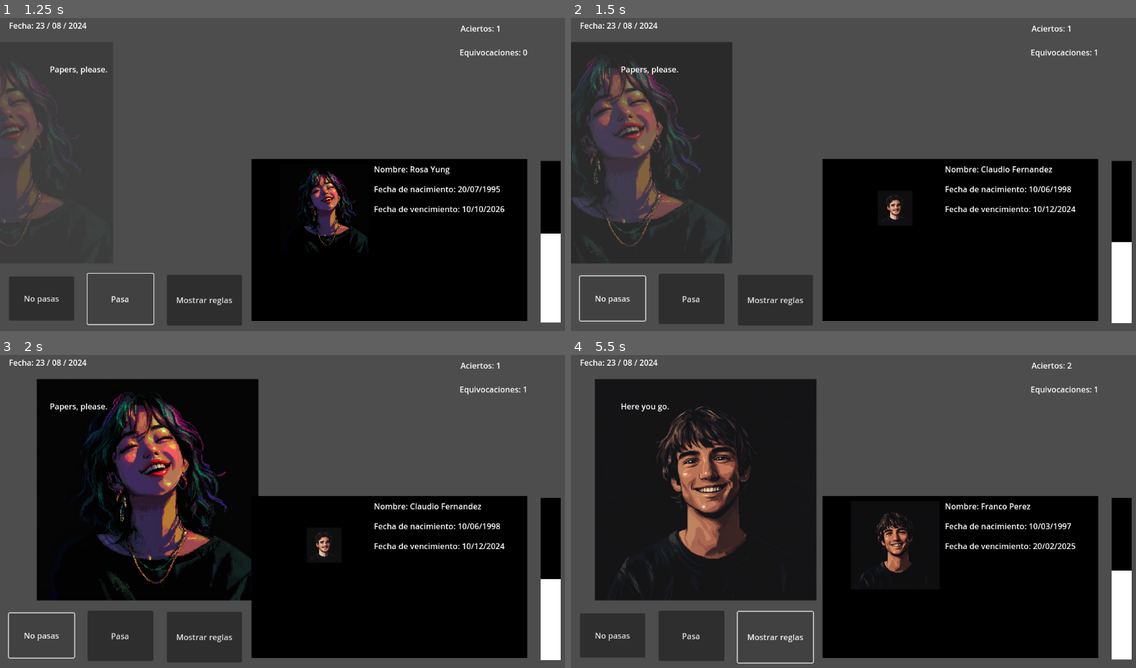
Above: before the commit, frames 1-4 (two rows, left to right).
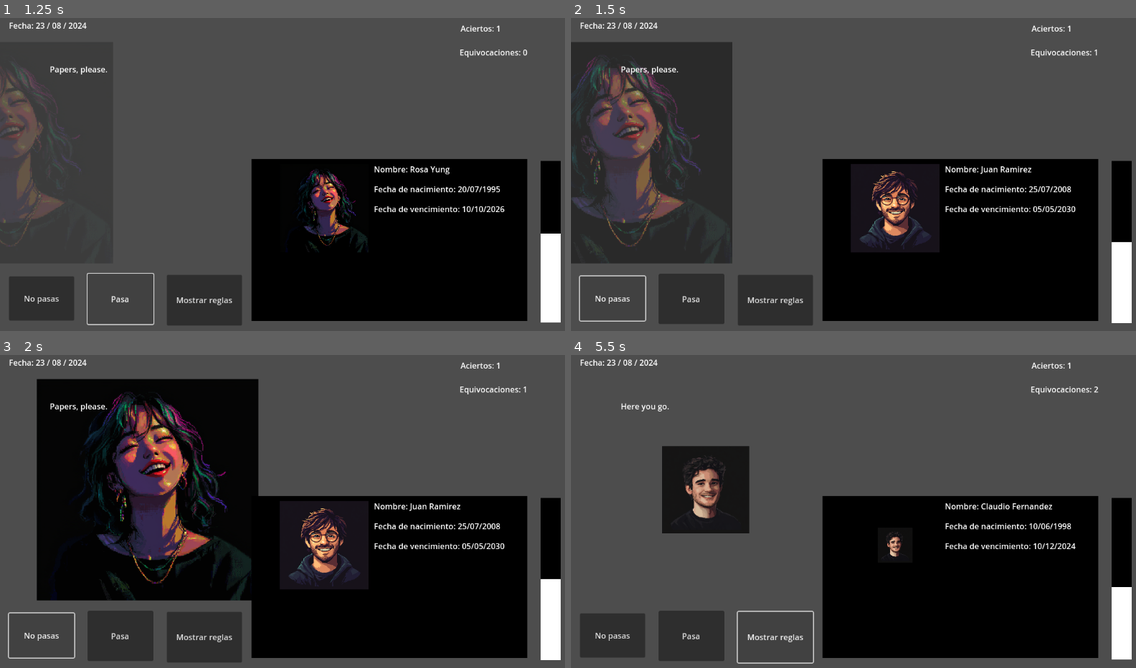
Above: after the commit, the same moments.

Repository: joacoague15/dni-en-mano
Game: Godot game, scene res://main_scene.tscn
Same seed, same stepped clock (60 frames per second), same inputs: the game is played once before the commit and once after it.
Inputs:
- Up to frame 1 (1.25 s): click "Pasa" at 0.5 s
- Up to frame 2 (1.5 s): click "No pasas" at 1.25 s
- Up to frame 3 (2 s): no input
- Up to frame 4 (5.5 s): click "Mostrar reglas" at 2 s; click "Ocultar" at 2.75 s; click "Pasa" at 3.5 s; click "Mostrar reglas" at 4.25 s; click "Ocultar" at 5 s

Frame 1 is identical in both runs. In frame 2, 4.5% of the frame differs, in the area x 49-90%, y 46-75%; in frame 3, 4.5%; in frame 4, 27%, in the area x 4-100%, y 2-79%.

Commit message:
Character are now removed

Diff:
--- a/character_random_selector.gd
+++ b/character_random_selector.gd
@@ -38,7 +38,7 @@
 
 func select_random_person():
 	if persons.size() == 0:
-		print("No more persons available.")
+		print("No more persons available. Result screen")
 		$CharacterSprite.visible = false
 		return
 
@@ -64,7 +64,7 @@
 		print("No valid person or list is empty.")
 
 func _on_animation_player_animation_finished(anim_name):
-	if anim_name == "slide_and_fade":
+	if anim_name == "slide_and_fade" and persons.size() > 0:
 		var selected_person = persons[selected_index]
 		$CharacterSprite.texture = selected_person["image"]
 		$CharacterSprite.modulate.a = 1.0
@@ -73,6 +73,9 @@
 func _show_and_slide_in():
 	$CharacterSprite.visible = true
 	character_animation_player.play("slide_and_appear")
+	persons.remove_at(selected_index)
+	var selected_index = -1
+	var previous_index = -1
 
 func update_correct_incorrect_count():
 	correct_label.text = "Aciertos: %d" % correct_characters
@@ -82,16 +85,18 @@
 	result_label.text = result_message
 
 func _on_accept_button_pressed():
-	var selected_person = persons[selected_index]
-	handle_accept_reject(selected_person["problem"], true)
-	dni_information.display_person_dni(selected_person["dni"])
-	select_random_person()
+	if selected_index != -1 and selected_index < persons.size():
+		var selected_person = persons[selected_index]
+		handle_accept_reject(selected_person["problem"], true)
+		dni_information.display_person_dni(selected_person["dni"])
+		select_random_person()
 
 func _on_reject_button_pressed():
-	var selected_person = persons[selected_index]
-	handle_accept_reject(selected_person["problem"], false)
-	dni_information.display_person_dni(selected_person["dni"])
-	select_random_person()
+	if selected_index != -1 and selected_index < persons.size():
+		var selected_person = persons[selected_index]
+		handle_accept_reject(selected_person["problem"], false)
+		dni_information.display_person_dni(selected_person["dni"])
+		select_random_person()
 
 func handle_accept_reject(problem, wasAccepted):
 	var correct_choice = false
